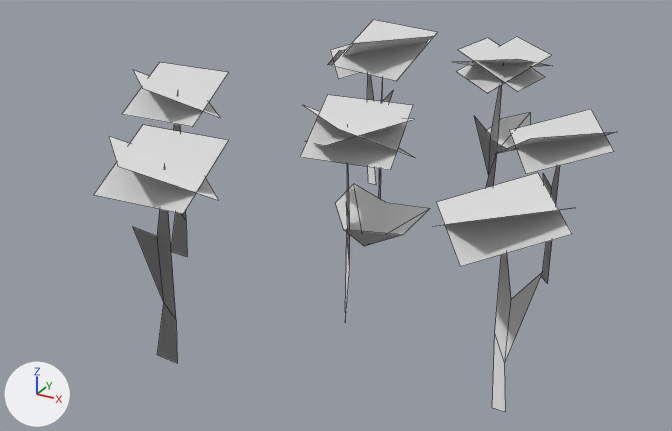
A saved change to the OBJ model Assets/Media/Models/grass flowers mush/flower group02.obj.
Before and after are seen from a 50 mm camera at (112.8, -223.8, 125.0) aimed at (-2.8, -13.7, 19.9). Arrows for +X, +Y and +Z are at lower left; the lights stay in place. Mesh edges are drawn as thin lines. Where no turn or scale is listed for an object, it has been applied to the vertices.

The older version as bpy lines, for what is in view:
```python
me_flower_13_02 = bpy.data.meshes.new('Flower_13_02')
me_flower_13_02.from_pydata(...)  # 142 vertices, 50 faces; spans x -67.0..73.0, y -85.0..76.0, z -2.0..65.0
ob_flower_13_02 = bpy.data.objects.new('Flower_13_02', me_flower_13_02)
ob_flower_13_02.location = (0.0, 0.0, 0.0)
```
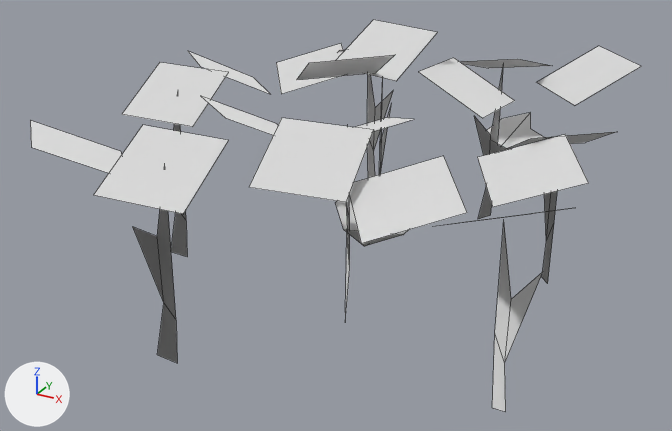
What differs and where, as boxes (x1, y1, x2, y2) in the pictures (672 x 431 px; the box of a moved part takes in the faces that stretch with it):
'Flower_13_02', reshaped (17% wider)
    before: (94, 20, 615, 412)
    after: (30, 20, 641, 412)
part 1 of me_flower_13_02, moved or reshaped
    before: (133, 70, 220, 117)
    after: (188, 51, 270, 94)
part 2 of me_flower_13_02, moved or reshaped
    before: (343, 36, 433, 56)
    after: (297, 55, 395, 80)
part 3 of me_flower_13_02, moved or reshaped
    before: (510, 109, 614, 174)
    after: (477, 134, 588, 207)
part 4 of me_flower_13_02, moved or reshaped
    before: (330, 44, 360, 79)
    after: (276, 43, 344, 94)
part 5 of me_flower_13_02, moved or reshaped
    before: (457, 37, 552, 93)
    after: (536, 46, 641, 105)
part 6 of me_flower_13_02, moved or reshaped
    before: (458, 38, 545, 92)
    after: (419, 58, 515, 118)
part 7 of me_flower_13_02, moved or reshaped
    before: (109, 136, 218, 200)
    after: (30, 120, 122, 173)
part 8 of me_flower_13_02, moved or reshaped
    before: (300, 95, 413, 170)
    after: (249, 118, 373, 202)
part 9 of me_flower_13_02, moved or reshaped
    before: (303, 105, 413, 157)
    after: (201, 96, 278, 135)
part 10 of me_flower_13_02, moved or reshaped
    before: (436, 173, 572, 266)
    after: (349, 156, 467, 243)

What the commit changed:
me_flower_13_02 has 142 vertices, 50 faces and spans x -67.0..73.0, y -85.0..76.0, z -2.0..65.0.
me_flower_13_02 is used by ob_flower_13_02; location (0.0, 0.0, 0.0).
me_flower_13_02 part 1: the loose piece of 4 vertices spanning x -67.0..-36.0, y -36.0..-5.0, z 45.0..56.0 is moved by (0.0, 26.0, 0.0).
me_flower_13_02 part 2: the loose piece of 4 vertices spanning x -21.0..10.0, y 5.0..36.0, z 54.0..65.0 is moved by (0.0, -25.0, 0.0).
me_flower_13_02 part 3: the loose piece of 4 vertices spanning x 35.0..66.0, y 0.0..30.0, z 37.0..48.0 is moved by (0.0, -25.0, 0.0).
me_flower_13_02 part 4: the loose piece of 4 vertices spanning x -48.0..-16.0, y 45.0..75.0, z 41.0..52.0 is moved by (-7.0, -24.0, 0.0).
me_flower_13_02 part 5: the loose piece of 4 vertices spanning x 4.0..35.0, y 39.0..70.0, z 45.0..56.0 is moved by (27.0, 0.0, 0.0).
me_flower_13_02 part 6: the loose piece of 4 vertices spanning x 8.0..31.0, y 42.0..67.0, z 45.0..56.0 is moved by (0.0, -30.0, 0.0).
me_flower_13_02 part 7: the loose piece of 4 vertices spanning x -33.0..-1.0, y -85.0..-54.0, z 45.0..56.0 is moved by (-25.0, 0.0, 0.0).
me_flower_13_02 part 8: the loose piece of 4 vertices spanning x -3.0..23.0, y -39.0..-14.0, z 45.0..56.0 is moved by (0.0, -23.0, 0.0).
me_flower_13_02 part 9: the loose piece of 4 vertices spanning x -5.0..26.0, y -41.0..-11.0, z 45.0..56.0 is moved by (-27.0, -6.0, 0.0).
me_flower_13_02 part 10: the loose piece of 4 vertices spanning x 41.0..73.0, y -66.0..-35.0, z 41.0..52.0 is moved by (-22.0, 0.0, 0.0).
